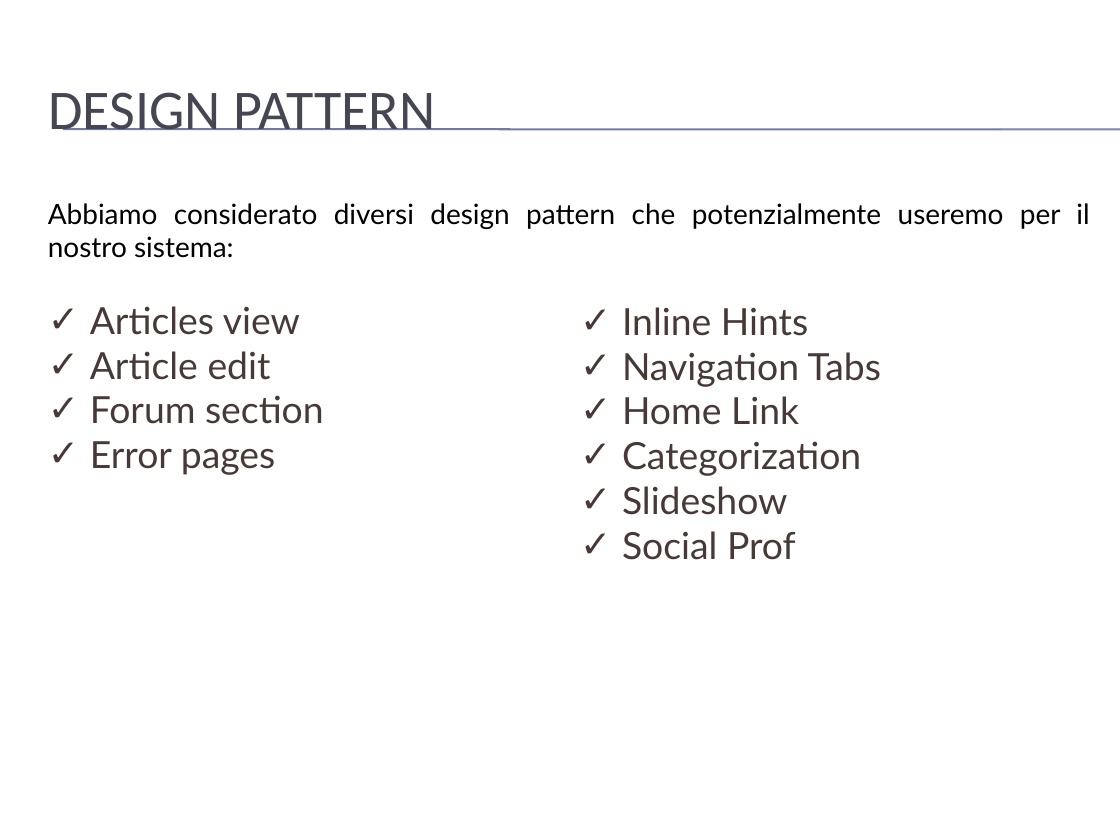
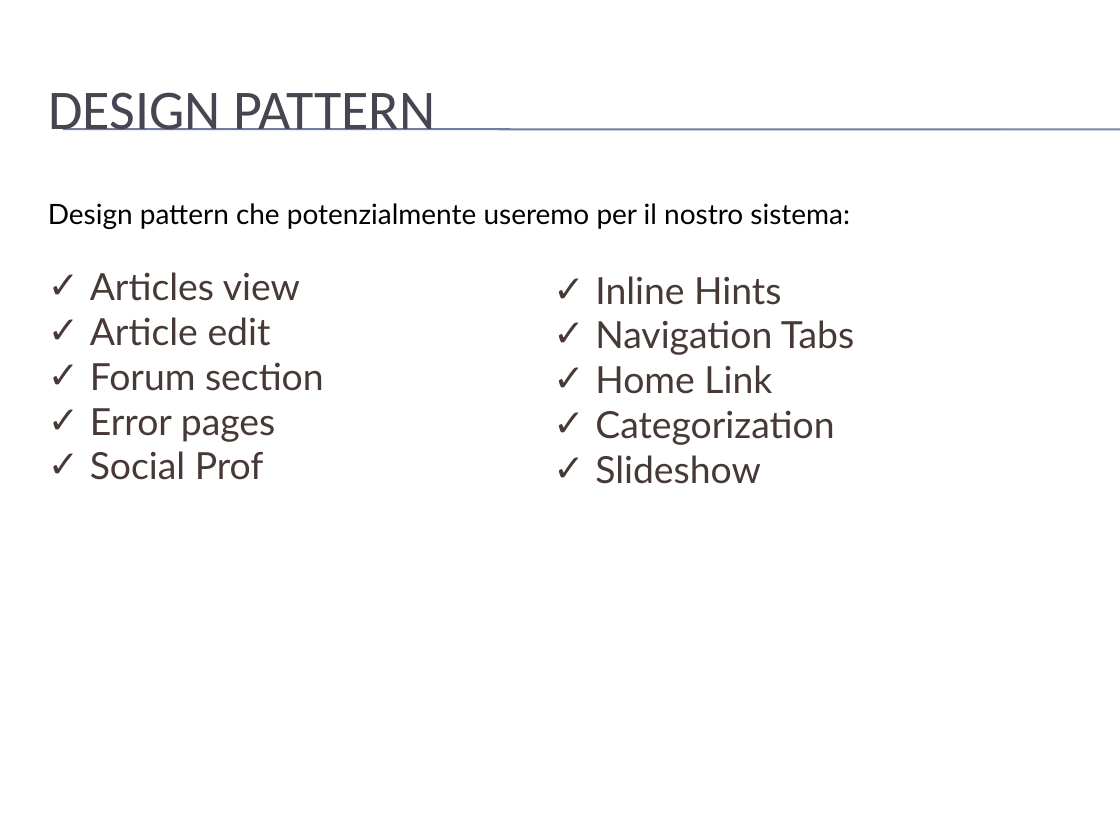
Before and after one commit to mario-santoro/Bullyingless, a slide deck: slide 17 of Assignment n.4/presentazione.pptx (slide 18 before the commit). Drawn at 1120x840 pixels with LibreOffice and Linux fonts; fonts in the diff are those of the drawing; background and template pictures are left out. Boxes give left, top, right and bottom in pixels: in the first picture for what was removed or moved away, otherwise in the second. Text is boxed around its words. In the diff, an @@ line names an element or a change of style, - is before the commit and + after.

```diff
--- a/Assignment n.4/presentazione.pptx
+++ b/Assignment n.4/presentazione.pptx
@@ text at [48, 203, 850, 229]: text changed @@
-Abbiamo considerato diversi design pattern che potenzialmente useremo per il nostro sistema:
+Design pattern che potenzialmente useremo per il nostro sistema:
@@ text "Inline Hints": place and size @@
-text "Inline Hints" at [622, 307, 881, 560]
+text "Inline Hints" at [595, 276, 854, 484]
@@ text at [90, 451, 264, 480]: paragraph added @@
+✓ Social Prof
@@ text at [622, 531, 796, 560]: paragraph removed @@
-✓ Social Prof
```
Also in this commit, not shown: 13 other slides changed, 1 slide removed.
